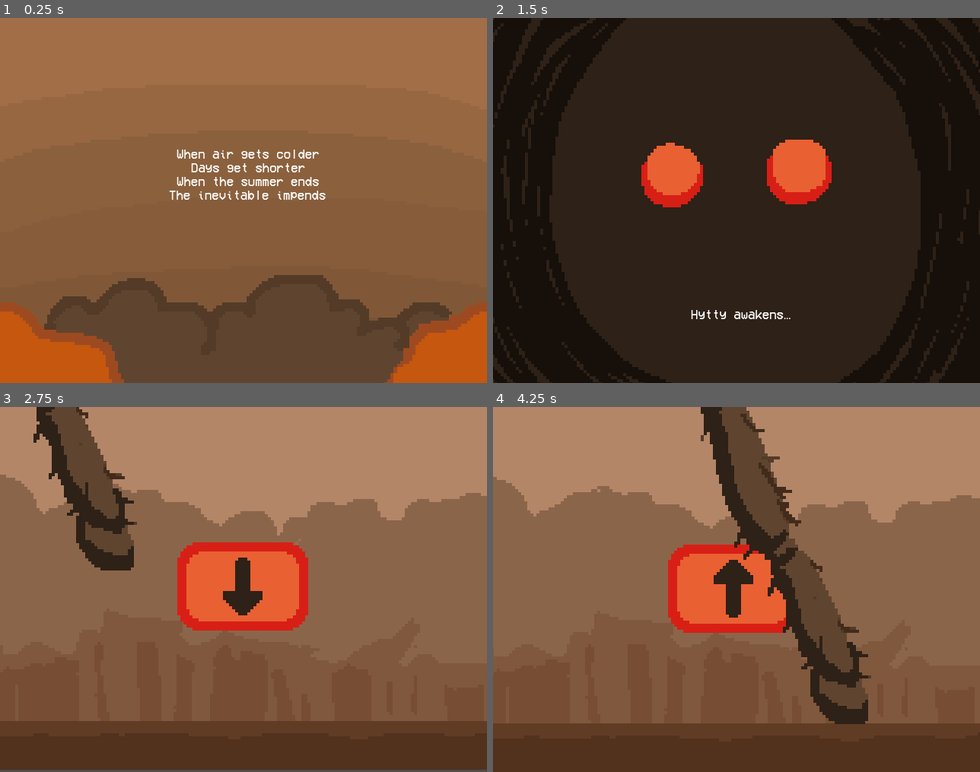
Above: before the commit, frames 1-4 (two rows, left to right).
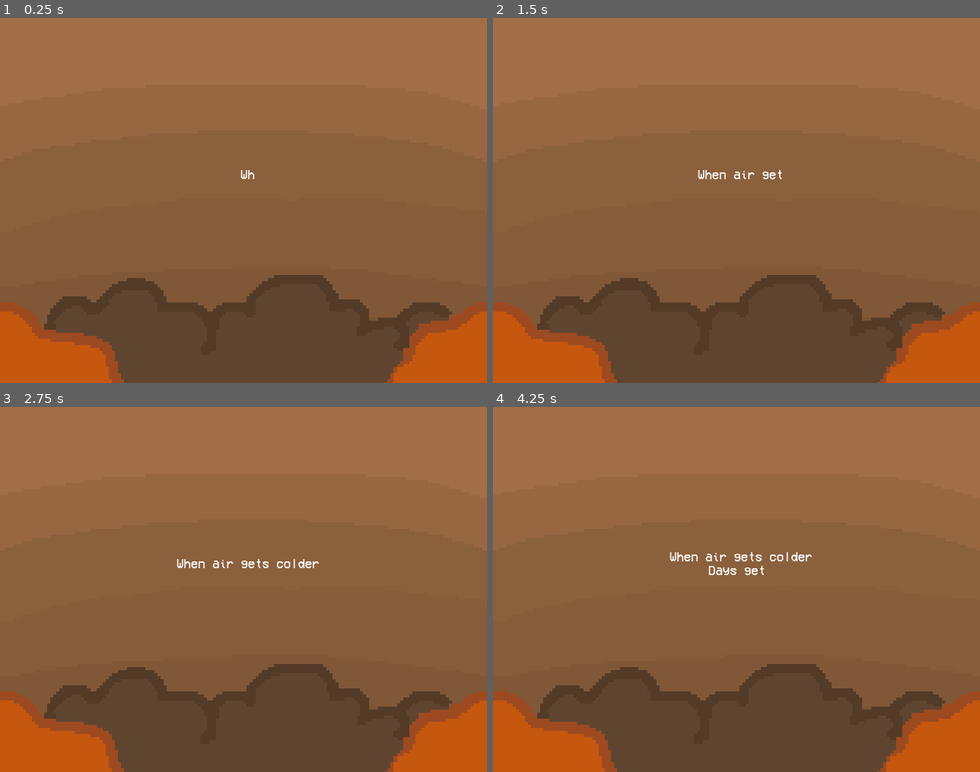
Above: after the commit, the same moments.

Repository: Minjutin/First-Godot-Project--Hytty
Game: Godot game, scene res://Scenes/IntroScene.tscn
The game is run twice, just before and just after one commit, with the same random seed, the same clock (stepped at 60 frames per second) and the same inputs.
Inputs:
- Up to frame 1 (0.25 s): no input
- Up to frame 2 (1.5 s): hold Up (ui_up) 0.53-1.28 s; tap Space (ui_select) at 0.6, 0.77, 1.07, 1.35 s; hold Down (ui_down) from 1.28 s (still down)
- Up to frame 3 (2.75 s): tap Space (ui_select) at 1.52, 1.82, 2.1 s; release Down (ui_down) at 2.03 s; hold Up (ui_up) from 2.03 s (still down)
- Up to frame 4 (4.25 s): tap Space (ui_select) at 2.85, 3.02, 3.32, 3.6, 3.77, 4.07 s; release Up (ui_up) at 3.53 s; hold Down (ui_down) from 3.53 s (still down)

The runs differ from the first frame. In frame 1, 1.2% of the frame differs, in the area x 34-67%, y 36-50%; in frame 2, 100%, in the area x 0-100%, y 0-100%; in frame 3, 48%; in frame 4, 50%.

Commit message:
build is out

Diff:
--- a/Scenes/HyttyGame.gd
+++ b/Scenes/HyttyGame.gd
@@ -62,6 +62,7 @@
 		if trunk_time > 8:
 			get_node("EndScreen/Endscreen").visible = true
 			get_node("EndScreen/Text").visible = true
+			#get_node("Camera2D/bgNoise").stop()
 
 # Called every frame. 'delta' is the elapsed time since the previous frame.
 func start_endgame():
--- a/Scenes/IntroScene.tscn
+++ b/Scenes/IntroScene.tscn
@@ -1,8 +1,9 @@
-[gd_scene load_steps=4 format=3 uid="uid://ba86m2vbjdh6r"]
+[gd_scene load_steps=5 format=3 uid="uid://ba86m2vbjdh6r"]
 
 [ext_resource type="Script" path="res://Scripts/GoThroughIntro.gd" id="1_1edrq"]
 [ext_resource type="FontFile" uid="uid://bt4li6iexbybh" path="res://Fonts/VCR_OSD_MONO_1.001.ttf" id="2_0k1b6"]
 [ext_resource type="Texture2D" uid="uid://dniif6cnephly" path="res://Art/Intro/intro1.png" id="3_x1q4f"]
+[ext_resource type="AudioStream" uid="uid://qkvq540o1bo4" path="res://SoundEffects/487017__yazandweiri9380__beeb.wav" id="4_f74pg"]
 
 [node name="IntroScene" type="Node2D"]
 position = Vector2(-11, -7)
@@ -29,3 +30,7 @@
 
 [node name="Camera2D" type="Camera2D" parent="."]
 position = Vector2(333, 247)
+
+[node name="Beep" type="AudioStreamPlayer2D" parent="."]
+stream = ExtResource("4_f74pg")
+volume_db = -18.981
--- a/Scripts/GoThroughIntro.gd
+++ b/Scripts/GoThroughIntro.gd
@@ -13,26 +13,43 @@
 
 var textArray= [
 
-	"When air gets colder\nDays get shorter\nWhen the summer ends\nThe inevitable impends",
-	"And the last protectors of human existence\nA vitally important assistance\nThe last living individuals\nCome to perform their rituals",
-	"It's said that they are useless\nThat they are simply just pests\nBut what they actually do\nIs working for the greater good\n\nThe blood is to be sacrificed\nTo our dreaded antichrist\nThey try to keep him satisfied\nAnd usually - he is pacified",
-	"But humans, they can't understand\nThey resist, they kill, they sabotage\nAnd this year's sacrifice\nJust doesn't seem to suffice\n\nIt's time to bid farewell\nTo human existence",
-	"Hytty awakens…"
+	"When air gets colder\nDays get shorter\nWhen the summer ends\nThe inevitable impends\n\n[space]",
+	"And the last protectors of human existence\nA vitally important assistance\nThe last living individuals\nCome to perform their rituals\n\n[space]",
+	"It's said that they are useless\nThat they are simply just pests\nBut what they actually do\nIs working for the greater good\n\nThe blood is to be sacrificed\nTo our dreaded antichrist\nThey try to keep him satisfied\nAnd usually - he is pacified\n\n[space]",
+	"But humans, they can't understand\nThey resist, they kill, they sabotage\nAnd this year's sacrifice\nJust doesn't seem to suffice\n\nIt's time to bid farewell\nTo human existence\n\n[space]",
+	"Hytty awakens\n\n[space]"
 
 ]
 
+var rng = RandomNumberGenerator.new()
+
 var i: int = 0
+var length: float = 0.0
+
+var skip_letters = 0
 
 func _ready():
 	sprite  = get_node("IntroImage")
 	said = get_node("Text")
-	download_with_index(0)
+	download_with_index(1)
 
 # Go through
 func _process(delta):
 
-	if Input.is_action_just_pressed("ui_select"):
+	download_with_index(i)
 
+
+	if i==images.size()-1 && said.text.length() > 2  && said.text[said.text.length()-1] == "\n":
+		length = length + 0.01
+	elif said.text.length() > 2  && said.text[said.text.length()-1] == "\n":
+		length = length + 0.03
+	elif i == images.size()-1:
+		length = length + 0.03
+	else:
+		length = length + 0.13
+
+	if Input.is_action_just_pressed("ui_select") && length >= str(textArray[i]).length():
+		length = 0
 		i = i +1
 
 		if i > images.size()-1:
@@ -41,16 +58,29 @@
 			get_tree().root.remove_child(self)
 			return
 
-		download_with_index(i)
-
 		#check if there is something else
 		if i==1:
-			said.position.y = -20
+			said.position.y = 10
 		if i>2:
 			said.position.y = 280
 
 
 
+
 func download_with_index(index):
 	sprite.set_texture(images[index])
-	said.text = str(textArray[index])
+	var new_text = str(textArray[index]).substr(0,ceil(length))
+
+	if(said.text.substr(said.text.length()-2,2)== "\n\n" && said.text.length() > str(textArray[index]).length()-15):
+		said.text = str(textArray[index])
+		length = str(textArray[index]).length()
+		return
+
+	if new_text > said.text && skip_letters < 0:
+		get_node("Beep").pitch_scale = 1+rng.randf_range(0.1, 0.5)
+		get_node("Beep").play()
+		skip_letters =4
+
+	said.text = new_text
+
+	skip_letters = skip_letters-1
Not shown, removed: HYTTY_game/Hytty.apple-touch-icon.png.import
Not shown, removed: HYTTY_game/Hytty.icon.png.import
Not shown, removed: HYTTY_game/Hytty.png.import
Renamed: HYTTY_game/Hytty.apple-touch-icon.png -> HYTTY_game/index.apple-touch-icon.png
Not shown, added: HYTTY_game/index.apple-touch-icon.png.import
Renamed: HYTTY_game/Hytty.icon.png -> HYTTY_game/index.icon.png
Not shown, added: HYTTY_game/index.icon.png.import
Renamed: HYTTY_game/Hytty.png -> HYTTY_game/index.png
Not shown, added: HYTTY_game/index.png.import
Not shown, added: SoundEffects/487017__yazandweiri9380__beeb.wav.import
Not shown, changed: export_presets.cfg
Not shown, changed: HYTTY_game/HYTTY_game.zip
(and 12 more such lines)
